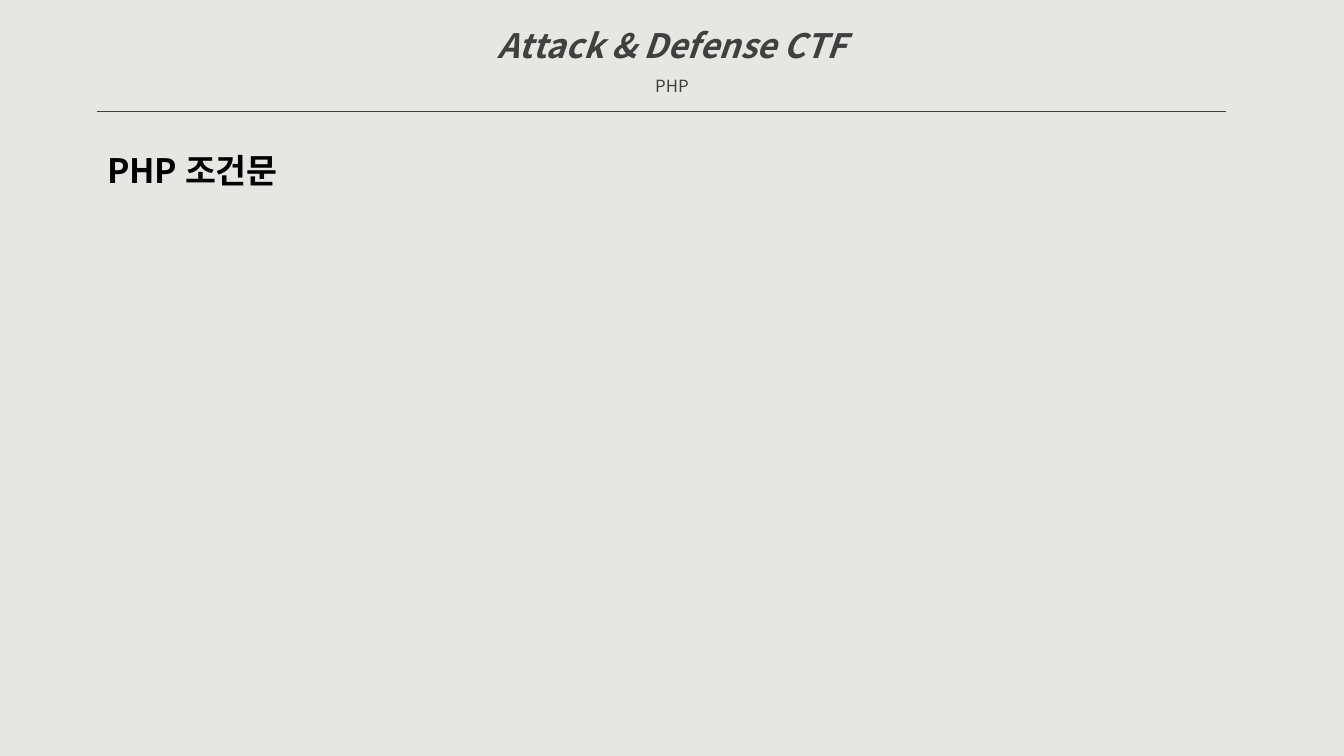
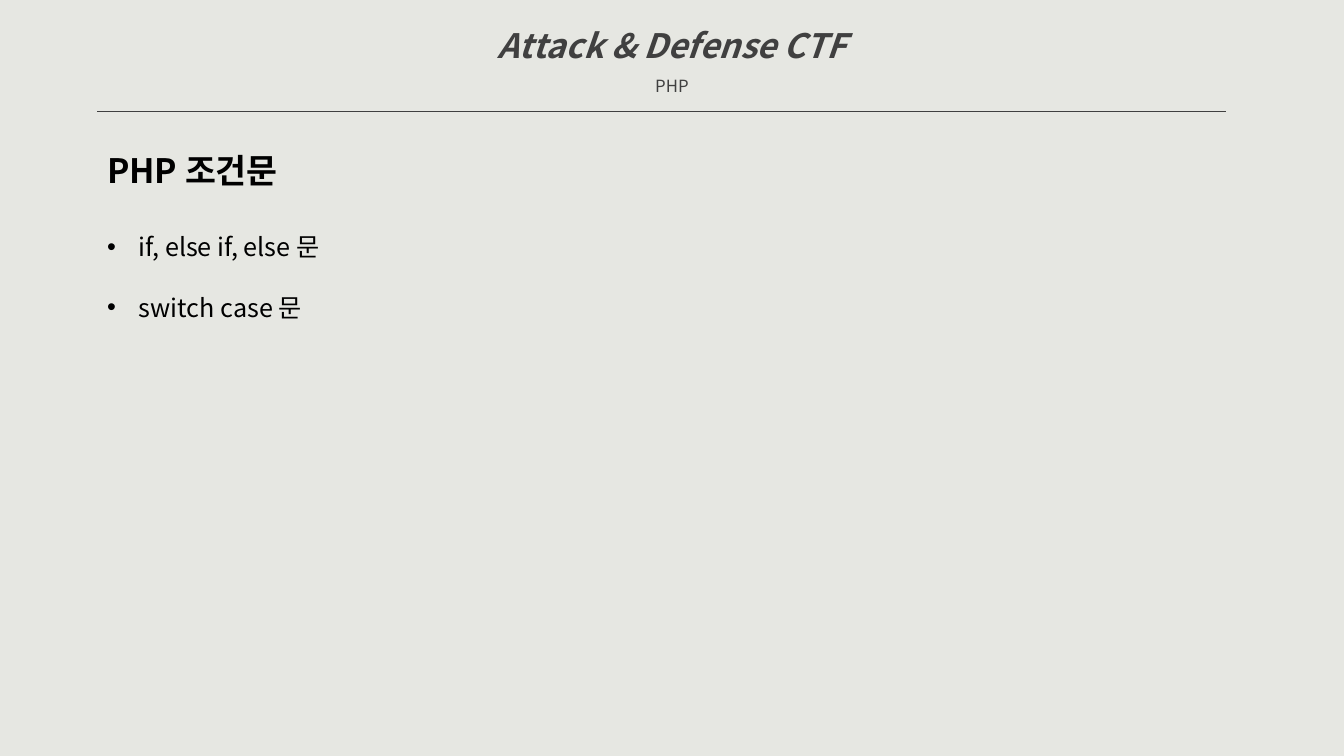
Before and after one commit to raxkson/kisec, a slide deck: slide 38 of Doc/Attack&Defense CTF-dev.pptx (slide 37 before the commit). Drawn at 1344x756 pixels with LibreOffice and Linux fonts; fonts in the diff are those of the drawing. Boxes give left, top, right and bottom in pixels: in the first picture for what was removed or moved away, otherwise in the second. Text is boxed around its words. In the diff, an @@ line names an element or a change of style, - is before the commit and + after.

```diff
--- a/Doc/Attack&Defense CTF-dev.pptx
+++ b/Doc/Attack&Defense CTF-dev.pptx
@@ text added at [139, 235, 319, 319], 18 pt, text #000000 @@
+• if, else if, else 문
+• switch case 문
```
Also in this commit, not shown: 8 other slides changed, 3 slides added, 1 slide removed, 1 other file.
